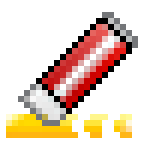
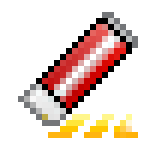
Before/after of a 144×144 layered artwork. What changed in the layer stack:
added layer "highlight 2" above "marker" over left=36, top=114, right=138, bottom=138
renamed "highlight" to "highlight 1", hid it, painted on it over left=6, top=114, right=138, bottom=138
